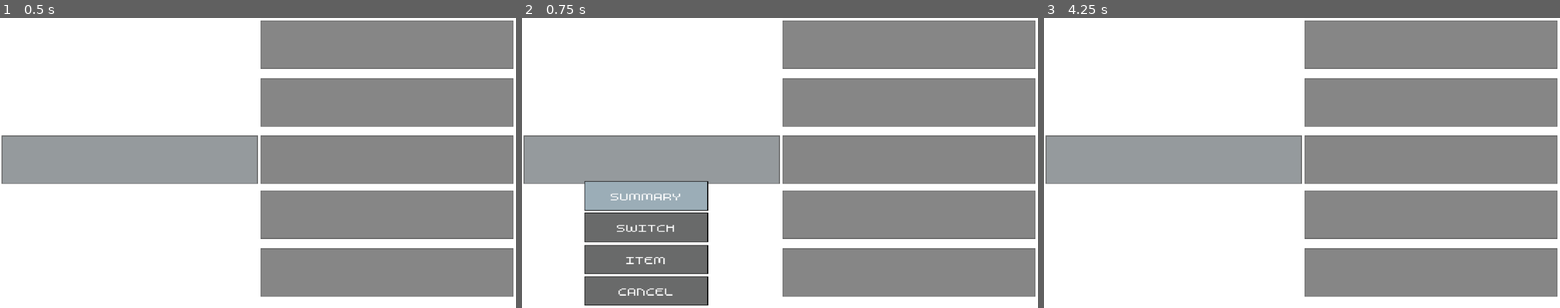
Above: before the commit, frames 1-3 (left to right).
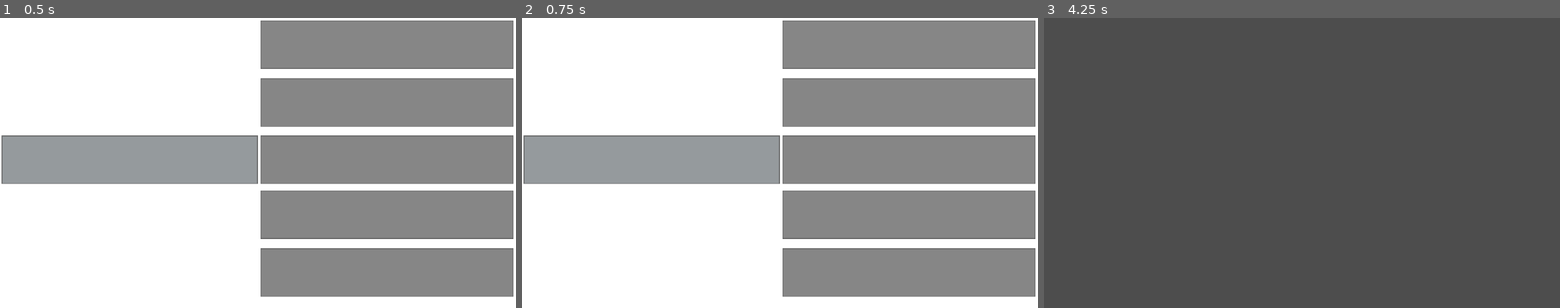
Above: after the commit, the same moments.

Repository: jevonsp/MonsterTamerRPG
Game: Godot game, scene res://scenes/ui/party/party.tscn
Two runs of this game, one before a commit and one after it. Both use one fixed random seed, a clock stepped at 60 frames per second and the inputs below. This scene is started directly instead of the project's main scene.
Inputs (mouse positions are in pixels of both pictures, inside the frame that each line leads up to):
- Up to frame 1 (0.5 s): no input
- Up to frame 2 (0.75 s): tap Enter at 0.5 s; move the mouse to (893, 148) at 0.52 s; hold D (right) from 0.53 s (still down); hold Space (yes) from 0.53 s (still down); click (893, 148) at 0.67 s
- Up to frame 3 (4.25 s): release D (right) at 1.25 s; release Space (yes) at 1.25 s; drag from (1198, 177) to (1276, 221) at 1.27 s; tap Enter at 2, 3.5 s; move the mouse to (1353, 99) at 2.02 s; hold D (right) 2.03-2.75 s; hold Shift 2.03-2.75 s; tap Space (yes) at 2.3, 2.75 s; drag from (1276, 221) to (1147, 119) at 2.77 s; move the mouse to (1456, 206) at 3.52 s; hold A (left) from 3.53 s (still down); hold Space (yes) from 3.53 s (still down); tap Ctrl at 3.6 s; tap Escape (no) at 4.15 s

Frame 1 is identical in both runs. In frame 2, 9.6% of the frame differs, in the area x 12-37%, y 56-100%; in frame 3, 100%, in the area x 0-100%, y 0-100%.

Commit message:
.

Diff:
--- a/objects/items/Item.gd
+++ b/objects/items/Item.gd
@@ -3,6 +3,7 @@
 @export var name: String = ""
 @export var icon: Texture2D
 @export_range(-7, 7) var priority: int = 0
+@export var in_battle_only: bool = true
 
 @export_subgroup("Animation")
 @export_enum("ACTOR", "TARGET", "THROWN", "CENTER") var animation_type = "CENTER"
--- a/objects/items/potion/GigaPotion.tres
+++ b/objects/items/potion/GigaPotion.tres
@@ -15,6 +15,7 @@
 script = ExtResource("4_u1rfk")
 name = "Giga Potion"
 icon = ExtResource("3_i63i2")
+in_battle_only = false
 target_type = "ALLY"
 effects = Array[ExtResource("1_i63i2")]([SubResource("Resource_yfwdx")])
 short_description = "Heals 200 points"
--- a/objects/items/potion/MegaPotion.tres
+++ b/objects/items/potion/MegaPotion.tres
@@ -15,6 +15,7 @@
 script = ExtResource("4_s5d2r")
 name = "Mega Potion"
 icon = ExtResource("3_ugcvm")
+in_battle_only = false
 target_type = "ALLY"
 effects = Array[ExtResource("1_ugcvm")]([SubResource("Resource_yfwdx")])
 short_description = "Heals 250 points"
--- a/objects/items/potion/Potion.tres
+++ b/objects/items/potion/Potion.tres
@@ -14,6 +14,7 @@
 script = ExtResource("4_gmvjb")
 name = "Potion"
 icon = ExtResource("3_m0lbu")
+in_battle_only = false
 target_type = "ALLY"
 effects = Array[ExtResource("1_4x735")]([SubResource("Resource_yfwdx")])
 short_description = "Heals 20 points"
--- a/objects/items/potion/SuperPotion.tres
+++ b/objects/items/potion/SuperPotion.tres
@@ -15,6 +15,7 @@
 script = ExtResource("4_wat4q")
 name = "Super Potion"
 icon = ExtResource("3_xhiv6")
+in_battle_only = false
 target_type = "ALLY"
 effects = Array[ExtResource("1_ulnb5")]([SubResource("Resource_yfwdx")])
 short_description = "Heals 60 Points"
--- a/scenes/game/game.tscn
+++ b/scenes/game/game.tscn
@@ -10,6 +10,7 @@
 [ext_resource type="Resource" uid="uid://bkcc35o5n7kil" path="res://objects/monsters/pistol_shrimp/Pistol_Shrimp.tres" id="8_kp23o"]
 [ext_resource type="PackedScene" uid="uid://c53i0nmmfx7q0" path="res://scenes/world/level_components/ground_item/ground_item.tscn" id="9_4j704"]
 [ext_resource type="Resource" uid="uid://pep8g7geka17" path="res://objects/items/ball/Ball.tres" id="10_kp23o"]
+[ext_resource type="Resource" uid="uid://dtmg71j7e8iq8" path="res://objects/items/potion/Potion.tres" id="11_kp23o"]
 
 [sub_resource type="RectangleShape2D" id="RectangleShape2D_lfrn8"]
 size = Vector2(32, 32)
@@ -17,9 +18,6 @@
 [node name="Game" type="Node2D"]
 
 [node name="TestMap" parent="." instance=ExtResource("1_7h61r")]
-
-[node name="Ball" parent="." instance=ExtResource("3_0sr1o")]
-position = Vector2(40, 8)
 
 [node name="WildZone" parent="." instance=ExtResource("4_kelw5")]
 position = Vector2(32, 32)
@@ -33,12 +31,21 @@
 [node name="CollisionShape2D" type="CollisionShape2D" parent="WildZone"]
 shape = SubResource("RectangleShape2D_lfrn8")
 
-[node name="Ball2" parent="." instance=ExtResource("3_0sr1o")]
+[node name="Player" parent="." instance=ExtResource("2_0sr1o")]
+
+[node name="Items" type="Node2D" parent="."]
+
+[node name="Ball" parent="Items" instance=ExtResource("3_0sr1o")]
+position = Vector2(40, 8)
+
+[node name="Ball2" parent="Items" instance=ExtResource("3_0sr1o")]
 position = Vector2(8, 24)
 frame = 1
 
-[node name="Player" parent="." instance=ExtResource("2_0sr1o")]
-
-[node name="GroundItem" parent="." instance=ExtResource("9_4j704")]
+[node name="GroundItem" parent="Items" instance=ExtResource("9_4j704")]
 position = Vector2(24, 8)
 item = ExtResource("10_kp23o")
+
+[node name="GroundItem2" parent="Items" instance=ExtResource("9_4j704")]
+position = Vector2(8, 40)
+item = ExtResource("11_kp23o")
--- a/scenes/ui/inventory/inventory.gd
+++ b/scenes/ui/inventory/inventory.gd
@@ -54,7 +54,9 @@
 
 	if event.is_action_pressed("yes"):
 		if not reordering:
-			UiManager.push_ui(UiManager.inventory_options_scene)
+			if cursor_index < InventoryManager.inventory.size():
+				_open_options()
+
 	if event.is_action_pressed("no"):
 		if not reordering:
 			close()
@@ -174,3 +176,35 @@
 	var desc_label = slot_node.get_node_or_null("DescriptionLabel")
 	if desc_label:
 		desc_label.text = ""
+
+func _open_options():
+	var options = UiManager.push_ui(UiManager.inventory_options_scene)
+	if not options.option_chosen.is_connected(_on_option_chosen):
+		options.option_chosen.connect(_on_option_chosen)
+
+func _on_option_chosen(slot_enum: int):
+	print("got slot_enum: " , slot_enum)
+	match slot_enum:
+		0:
+			print("use")
+			var item = InventoryManager.inventory[cursor_index]["item"]
+			if BattleManager.in_battle:
+				use_item_in_battle(item)
+			else:
+				use_item_out_of_battle(item)
+		1:
+			print("give")
+		2:
+			print("move")
+		3: pass
+
+func use_item_in_battle(item: Item):
+	print("(in battle) use item: %s here" % item.name)
+
+
+func use_item_out_of_battle(item: Item):
+	print("use item: %s here" % item.name)
+	if item.in_battle_only:
+		DialogueManager.show_dialogue("Thats a battle item!", false)
+	else:
+		print("can use item")
--- a/scenes/ui/inventory/options.gd
+++ b/scenes/ui/inventory/options.gd
@@ -1,6 +1,23 @@
 extends CanvasLayer
 
+signal option_chosen(slot_enum: int)
+
+enum Slot {SLOT0, SLOT1, SLOT2, SLOT3}
+var selected_slot: Slot = Slot.SLOT0
+
+@onready var slot: Dictionary = {
+	Slot.SLOT0: $Slot0/Background,
+	Slot.SLOT1: $Slot1/Background,
+	Slot.SLOT2: $Slot2/Background,
+	Slot.SLOT3: $Slot3/Background }
+@onready var slot_dict: Dictionary = {
+	0: Slot.SLOT0,
+	1: Slot.SLOT1,
+	2: Slot.SLOT2,
+	3: Slot.SLOT3 }
+
 func _ready():
+	set_active_slot()
 	if UiManager.ui_stack.is_empty():
 		UiManager.ui_stack.append(self)
 
@@ -8,16 +25,39 @@
 	if self != UiManager.ui_stack.back():
 		return
 
-	print("Options _input received: ", event)
 	if event.is_action_pressed("yes") \
 	or event.is_action_pressed("no") or \
 	event.is_action_pressed("up") or \
 	event.is_action_pressed("down"):
 		get_viewport().set_input_as_handled()
-
+	if event.is_action_pressed("yes"):
+		_input_selection()
 	if event.is_action_pressed("no"):
 		print("no pressed")
+		option_chosen.emit(Slot.SLOT3)
 		close()
+	if event.is_action_pressed("up"):
+		_move(-1)
+	if event.is_action_pressed("down"):
+		_move(1)
+
+
+func _move(direction: int):
+	unset_active_slot()
+	selected_slot = (selected_slot + direction) % Slot.size() as Slot
+	if selected_slot < 0: selected_slot = (Slot.size() - 1) as Slot
+	set_active_slot()
+	print(selected_slot)
+
+func _input_selection():
+	option_chosen.emit(selected_slot)
+	close()
+
+func unset_active_slot():
+	slot[selected_slot].frame = 0
+
+func set_active_slot():
+	slot[selected_slot].frame = 1
 
 func close():
 	UiManager.pop_ui(self)
--- a/scenes/ui/party/options.gd
+++ b/scenes/ui/party/options.gd
@@ -2,7 +2,6 @@
 
 signal option_chosen(slot_enum)
 
-@export var processing: bool = false
 
 enum Slot {SLOT0, SLOT1, SLOT2, SLOT3}
 var selected_slot: Slot = Slot.SLOT0
@@ -20,7 +19,6 @@
 
 func _ready() -> void:
 	set_active_slot()
-	processing = true
 
 func _input(event: InputEvent) -> void:
 	if self != UiManager.ui_stack.back():
@@ -60,5 +58,4 @@
 	slot[selected_slot].frame = 1
 
 func close():
-	get_parent().remove_child(self)
-	queue_free()
+	UiManager.pop_ui(self)
--- a/scenes/ui/party/party.gd
+++ b/scenes/ui/party/party.gd
@@ -1,9 +1,12 @@
 extends CanvasLayer
 
-@export var processing: bool = false
-@export var testing: bool = false
-
-var reordering: bool = false
+enum State {DEFAULT, REORDER, USING, GIVING}
+var state = State.DEFAULT
+
+@export var testing: bool = true
+
+var using_item: bool = false
+var giving_item: bool = false
 var swap_index: int = -1
 var free_switch: bool = false
 
@@ -27,64 +30,6 @@
 	PartySlot.SLOT5: $Slot5/Background }
 #endregion
 
-#region Slot Maps
-var portrait_map: Dictionary = {}
-var hp_map: Dictionary = {}
-var exp_map: Dictionary = {}
-var name_map: Dictionary = {}
-var level_map: Dictionary = {}
-var type_map: Dictionary = {}
-var role_map: Dictionary = {}
-
-@onready var slot0_portrait = $Slot0/Background/Portrait
-@onready var slot0_hp = $Slot0/Background/PlayerHP
-@onready var slot0_exp = $Slot0/Background/PlayerEXP
-@onready var slot0_name = $Slot0/Background/NameLabel
-@onready var slot0_level = $Slot0/Background/LevelLabel
-@onready var slot0_type = $Slot0/Background/TypeLabel
-@onready var slot0_role = $Slot0/Background/RoleLabel
-
-@onready var slot1_portrait = $Slot1/Background/Portrait
-@onready var slot1_hp = $Slot1/Background/PlayerHP
-@onready var slot1_exp = $Slot1/Background/PlayerEXP
-@onready var slot1_name = $Slot1/Background/NameLabel
-@onready var slot1_level = $Slot1/Background/LevelLabel
-@onready var slot1_type = $Slot1/Background/TypeLabel
-@onready var slot1_role = $Slot1/Background/RoleLabel
-
-@onready var slot2_portrait = $Slot2/Background/Portrait
-@onready var slot2_hp = $Slot2/Background/PlayerHP
-@onready var slot2_exp = $Slot2/Background/PlayerEXP
-@onready var slot2_name = $Slot2/Background/NameLabel
-@onready var slot2_level = $Slot2/Background/LevelLabel
-@onready var slot2_type = $Slot2/Background/TypeLabel
-@onready var slot2_role = $Slot2/Background/RoleLabel
-
-@onready var slot3_portrait = $Slot3/Background/Portrait
-@onready var slot3_hp = $Slot3/Background/PlayerHP
-@onready var slot3_exp = $Slot3/Background/PlayerEXP
-@onready var slot3_name = $Slot3/Background/NameLabel
-@onready var slot3_level = $Slot3/Background/LevelLabel
-@onready var slot3_type = $Slot3/Background/TypeLabel
-@onready var slot3_role = $Slot3/Background/RoleLabel
-
-@onready var slot4_portrait = $Slot4/Background/Portrait
-@onready var slot4_hp = $Slot4/Background/PlayerHP
-@onready var slot4_exp = $Slot4/Background/PlayerEXP
-@onready var slot4_name = $Slot4/Background/NameLabel
-@onready var slot4_level = $Slot4/Background/LevelLabel
-@onready var slot4_type = $Slot4/Background/TypeLabel
-@onready var slot4_role = $Slot4/Background/RoleLabel
-
-@onready var slot5_portrait = $Slot5/Background/Portrait
-@onready var slot5_hp = $Slot5/Background/PlayerHP
-@onready var slot5_exp = $Slot5/Background/PlayerEXP
-@onready var slot5_name = $Slot5/Background/NameLabel
-@onready var slot5_level = $Slot5/Background/LevelLabel
-@onready var slot5_type = $Slot5/Background/TypeLabel
-@onready var slot5_role = $Slot5/Background/RoleLabel
-#endregion
-
 func _ready() -> void:
 	print("Party scene _ready() called")
 	print("PartyManager exists: ", PartyManager != null)
@@ -92,7 +37,6 @@
 		UiManager.ui_stack.append(self)
 
 	EventBus.free_switch.connect(_on_free_switch)
-	processing = true
 	if not BattleManager.in_battle:
 		free_switch = true
 	set_active_slot()
@@ -103,22 +47,19 @@
 	if self != UiManager.ui_stack.back():
 		return
 
-	if event.is_action_pressed("yes") \
-	or event.is_action_pressed("no") or \
-	event.is_action_pressed("up") or \
-	event.is_action_pressed("down"):
-		get_viewport().set_input_as_handled()
-
 	if event.is_action_pressed("yes"):
-		if not reordering:
-			_open_options()
-		else:
-			swap_monsters(swap_index, v2_to_slot[selected_slot])
+		match state:
+			State.DEFAULT:
+				if v2_to_slot[selected_slot] < PartyManager.party.size():
+					_open_options()
+			State.REORDER:
+				swap_monsters(swap_index, v2_to_slot[selected_slot])
 	if event.is_action_pressed("no"):
-		if not reordering:
-			close()
-		else:
-			cancel_swap()
+		match state:
+			State.DEFAULT:
+				close()
+			State.REORDER:
+				cancel_swap()
 
 	if event.is_action_pressed("up"):
 		_move(Vector2.UP)
@@ -130,8 +71,12 @@
 		_move(Vector2.RIGHT)
 
 func _move(direction: Vector2):
+	print("State: ", state)
+	print("Current slot: ", selected_slot)
+	print("Direction: ", direction)
 	unset_active_slot()
 	var allowed = get_allowed_slots()
+	print("allowed: ", allowed)
 	var new_slot = selected_slot + direction
 
 	if direction.x != 0:
@@ -156,7 +101,7 @@
 			new_slot.y = ys[index]
 	if new_slot in allowed:
 		selected_slot = new_slot
-	if not reordering:
+	if not state == State.REORDER:
 		set_active_slot()
 	else:
 		set_moving_slot()
@@ -173,7 +118,8 @@
 
 func _open_options():
 	var options = UiManager.push_ui(UiManager.party_options_scene)
-	options.option_chosen.connect(_on_option_chosen)
+	if not options.option_chosen.is_connected(_on_option_chosen):
+		options.option_chosen.connect(_on_option_chosen)
 
 func _on_option_chosen(slot_enum) -> void:
 	print("option chosen")
@@ -182,7 +128,6 @@
 		1: initiate_swap(v2_to_slot[selected_slot])
 		2: print("item")
 		3: print("options closed")
-	processing = true
 
 func get_curr_slot():
 	return v2_to_slot[selected_slot]
@@ -197,13 +142,11 @@
 	slot[get_curr_slot()].frame = 2
 
 func close():
-	clear_maps()
 	UiManager.pop_ui(self)
 #endregion
 
 #region Mapping
 func update_maps():
-	clear_maps()
 
 	var party = PartyManager.party
 	var party_size = party.size()
@@ -220,15 +163,6 @@
 		else:
 			slot_node.modulate = Color(0.5, 0.5, 0.5, 0.6)
 			clear_slot_ui(slot_enum)
-
-func clear_maps():
-	portrait_map.clear()
-	hp_map.clear()
-	exp_map.clear()
-	name_map.clear()
-	level_map.clear()
-	type_map.clear()
-	role_map.clear()
 
 func update_slot(monster: Monster, slot_enum: int) -> void:
 	print("updating slot: ", slot_enum, " with monster: ", monster)
@@ -262,18 +196,15 @@
 	var portrait_node = slot[slot_enum].get_node_or_null("Portrait")
 	if portrait_node:
 		portrait_node.texture = monster.species.sprite
-		portrait_map[monster] = portrait_node
 func map_hp(monster: Monster, slot_enum: int):
 	var hp_node = slot[slot_enum].get_node_or_null("PlayerHP")
 	if hp_node:
 		hp_node.max_value = monster.max_hitpoints
 		hp_node.value = monster.hitpoints
-		hp_map[monster] = hp_node
 func map_name(monster: Monster, slot_enum: int):
 	var name_node = slot[slot_enum].get_node_or_null("NameLabel")
 	if name_node:
 		name_node.text = monster.name
-		name_map[monster] = name_node
 func map_exp(monster: Monster, slot_enum: int):
 	var exp_node = slot[slot_enum].get_node_or_null("PlayerEXP")
 	if exp_node:
@@ -281,17 +212,14 @@
 		var current = monster.experience - monster.experience_to_level(monster.level)
 		exp_node.max_value = next_level_req
 		exp_node.value = current
-		exp_map[monster] = exp_node
 func map_level(monster: Monster, slot_enum: int):
 	var level_node = slot[slot_enum].get_node_or_null("LevelLabel")
 	if level_node:
 		level_node.text = "Lvl. " + str(monster.level)
-		level_map[monster] = level_node
 func map_type(monster: Monster, slot_enum: int):
 	var type_node = slot[slot_enum].get_node_or_null("TypeLabel")
 	if type_node:
 		type_node.text = "Type: " + monster.type
-		type_map[monster] = type_node
 func map_role(_monster: Monster, slot_enum: int):
 	var role_node = slot[slot_enum].get_node_or_null("RoleLabel")
 	if role_node:
@@ -308,13 +236,13 @@
 		swap_monsters(party_index, 0)
 	else:
 		print("initiating swap")
-		reordering = true
+		state = State.REORDER
 		swap_index = v2_to_slot[selected_slot]
 		set_moving_slot()
 
 func cancel_swap():
 	print("cancelling swap")
-	reordering = false
+	state = State.DEFAULT
 	swap_index = -1
 	set_active_slot()
 
@@ -327,9 +255,8 @@
 		return
 	if not BattleManager.in_battle:
 		PartyManager.swap_party(from_index, to_index, free_switch)
-		free_switch = false
 		update_maps()
-		reordering = false
+		state = State.DEFAULT
 		swap_index = -1
 		set_active_slot()
 		return
@@ -341,5 +268,5 @@
 		else:
 			print("creating switch action")
 			PartyManager.swap_party(from_index, to_index, free_switch)
-
+			free_switch = false
 			close()
--- a/scenes/ui/party/party.tscn
+++ b/scenes/ui/party/party.tscn
@@ -14,6 +14,7 @@
 
 [node name="Party" type="CanvasLayer"]
 script = ExtResource("1_87bek")
+testing = false
 
 [node name="ColorRect" type="ColorRect" parent="."]
 offset_left = -12.0
--- a/singletons/BattleManager.gd
+++ b/singletons/BattleManager.gd
@@ -71,6 +71,8 @@
 	execute_turn()
 
 func get_enemy_action(monster: Monster):
+	if not in_battle:
+		return
 	var index = randi_range(0, monster.moves.size() - 1)
 	var enemy_move = monster.moves[index]
 	var enemy_target_index: int = -1
--- a/singletons/PartyManager.gd
+++ b/singletons/PartyManager.gd
@@ -29,11 +29,15 @@
 	UiManager.push_ui(UiManager.party_scene2)
 
 func swap_party(from_index: int, to_index: int, free_switch: bool = true) -> void:
+	print("free_switch: ", free_switch)
+	print("BattleManager.in_battle: ", BattleManager.in_battle)
 	if free_switch:
+		print("switching: ",  party[from_index])
+		print("with: ", party[to_index])
 		var temp = party[from_index]
 		party[from_index] = party[to_index]
 		party[to_index] = temp
-	else :
+	else:
 		var switch = SwitchAction.new(BattleManager.player_actor, [BattleManager.enemy_actor], from_index)
 		EventBus.free_switch_chosen.emit()
 		BattleManager.on_action_selected(switch)
Renamed: objects/RunAction.gd -> classes/RunAction.gd
Renamed: objects/RunAction.gd.uid -> classes/RunAction.gd.uid
Renamed: objects/SwitchAction.gd -> classes/SwitchAction.gd
Renamed: objects/SwitchAction.gd.uid -> classes/SwitchAction.gd.uid
Not shown: 1 places in scenes/game/game.tscn that only renumber resources
